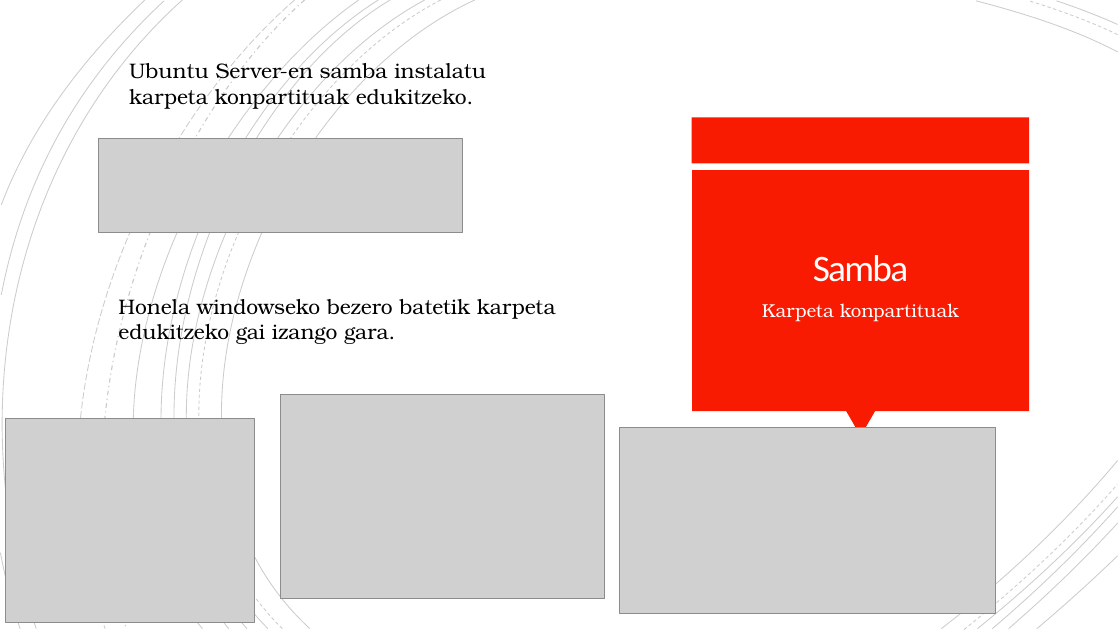
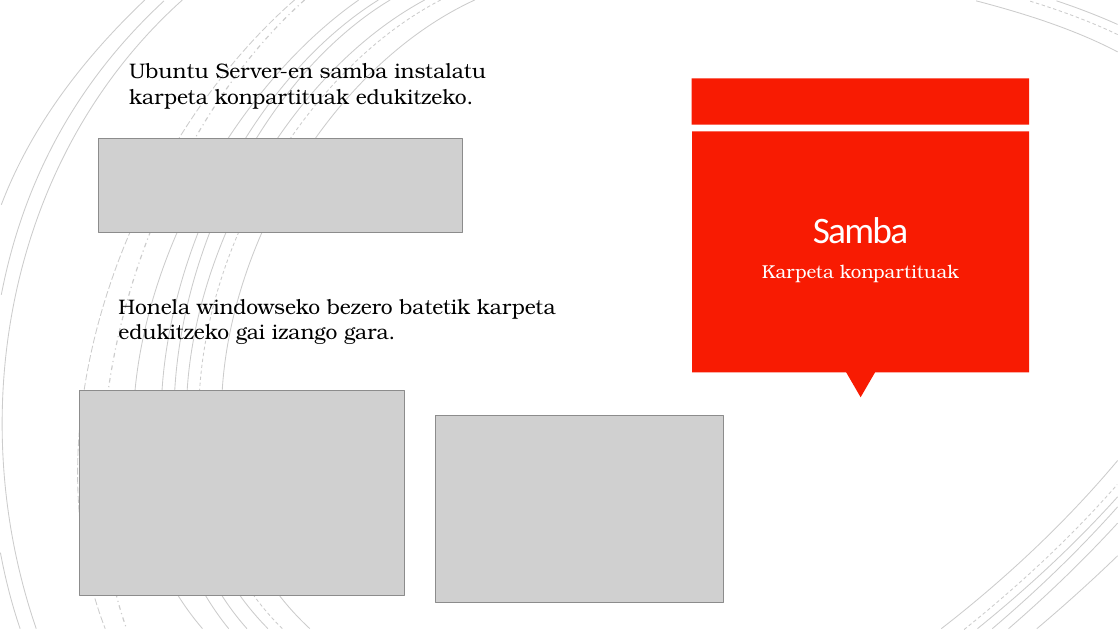
Before and after one commit to OceansForce/Erronka_5_Taldea, a slide deck: slide 9 of Aurkezpena/AurkezpenaTaldea5.pptx. Drawn at 1120x630 pixels with LibreOffice and Linux fonts; fonts in the diff are those of the drawing; grey boxes stand for pictures; background and template pictures are left out. Boxes give left, top, right and bottom in pixels: in the first picture for what was removed or moved away, otherwise in the second. Text is boxed around its words. In the diff, an @@ line names an element or a change of style, - is before the commit and + after.

```diff
--- a/Aurkezpena/AurkezpenaTaldea5.pptx
+++ b/Aurkezpena/AurkezpenaTaldea5.pptx
@@ 2 rectangles, 1 title, 1 text, 1 triangle moved together from (x1=691, y1=118, x2=1029, y2=436) to (x1=691, y1=78, x2=1029, y2=397) @@
@@ picture removed at (x1=5, y1=418, x2=255, y2=623) @@
@@ picture moved from (x1=281, y1=395, x2=606, y2=599) to (x1=80, y1=391, x2=405, y2=595) @@
@@ picture resized from (x1=620, y1=427, x2=996, y2=613) to (x1=436, y1=416, x2=723, y2=602) @@
```
Also in this commit, not shown: 4 other slides changed, 2 slides added, 1 slide removed, 4 other files.
